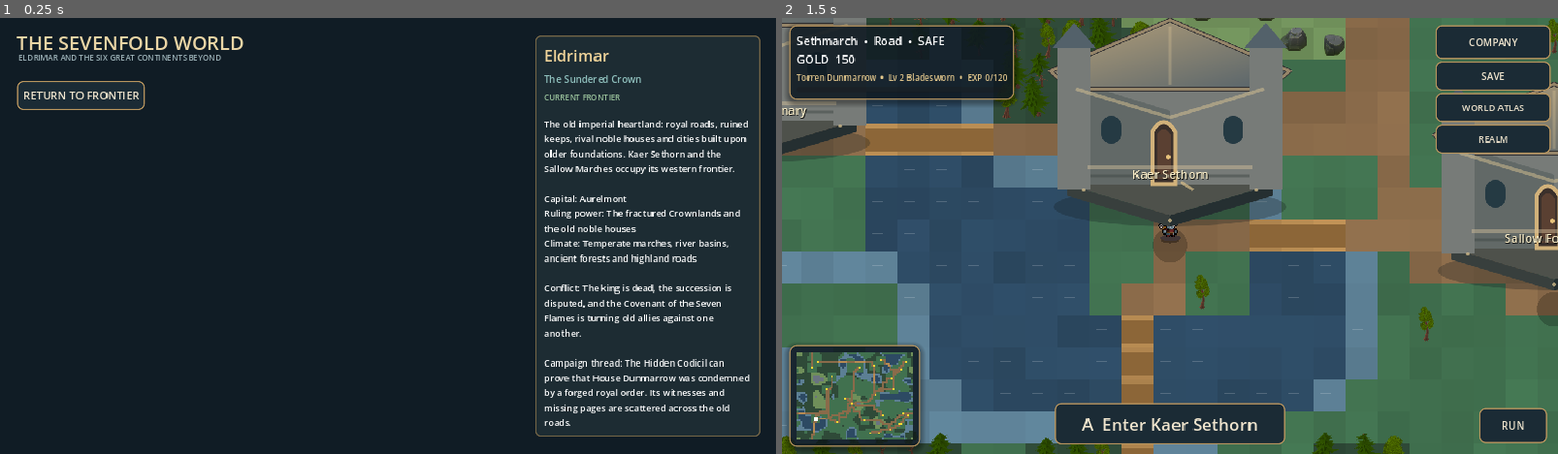
Above: before the commit, frames 1-2 (left to right).
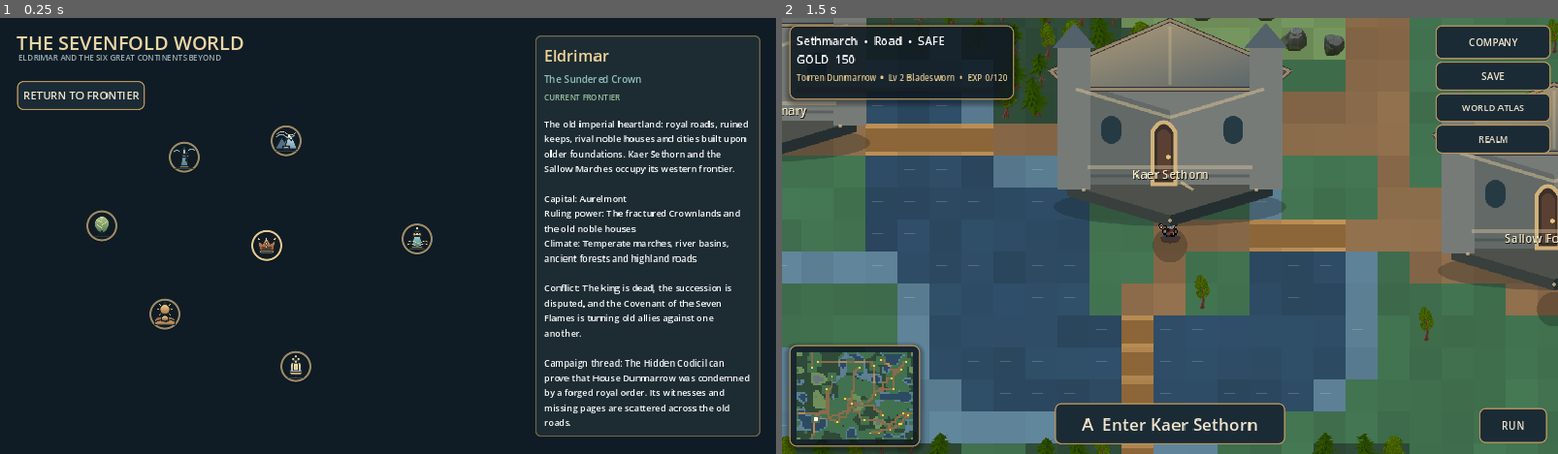
Above: after the commit, the same moments.

Repository: ninjun42215-gif/KindleWake
Game: Godot game, scene res://GlobalAtlas.tscn
Two runs of this game, one before a commit and one after it. Both use one fixed random seed, a clock stepped at 60 frames per second and the inputs below. This scene is started directly instead of the project's main scene.
Inputs (mouse positions are in pixels of both pictures, inside the frame that each line leads up to):
- Up to frame 1 (0.25 s): no input
- Up to frame 2 (1.5 s): tap Enter at 0.5 s; move the mouse to (1340, 214) at 0.52 s; hold Right (ui_right) 0.53-1.25 s; tap E at 0.6 s; click (1340, 214) at 0.67 s; click "RETURN TO FRONTIER" at 1.25 s

The runs differ from the first frame. In frame 1, 0.8% of the frame differs, in the area x 11-56%, y 24-84%; in frame 2, nothing differs.

Commit message:
Add seven-continent heraldry to the campaign atlas (#134)
* art: add original seven-continent heraldry atlas

* ui: add non-interactive continent heraldry overlay

* ui: mount heraldry overlay in global atlas scene

* docs(art): credit original continent heraldry

* docs(art): record heraldry provenance

* docs(art): refresh runtime visual asset manifest

* docs: add visual content integration handoff

* style(art): terminate heraldry SVG cleanly

* docs(art): retain reviewed VFX candidate status

* docs: clarify visual branch coordination boundaries

* fix(art): use inline SVG styles for Godot import compatibility

* ui: smooth-scale atlas heraldry on mobile

Diff:
--- a/Kindlewake/GlobalAtlas.tscn
+++ b/Kindlewake/GlobalAtlas.tscn
@@ -1,6 +1,7 @@
-[gd_scene load_steps=2 format=3]
+[gd_scene load_steps=3 format=3]
 
 [ext_resource type="Script" path="res://scripts/ui/global_atlas.gd" id="1"]
+[ext_resource type="Script" path="res://scripts/ui/continent_heraldry_layer.gd" id="2"]
 
 [node name="GlobalAtlas" type="Control"]
 layout_mode = 3
@@ -10,3 +11,14 @@
 grow_horizontal = 2
 grow_vertical = 2
 script = ExtResource("1")
+
+[node name="ContinentHeraldryLayer" type="Control" parent="."]
+layout_mode = 3
+anchors_preset = 15
+anchor_right = 1.0
+anchor_bottom = 1.0
+grow_horizontal = 2
+grow_vertical = 2
+mouse_filter = 2
+z_index = 1
+script = ExtResource("2")
--- /dev/null
+++ b/Kindlewake/assets/art/atlas/continent_sigils.svg
@@ -0,0 +1,86 @@
+<svg xmlns="http://www.w3.org/2000/svg" width="896" height="128" viewBox="0 0 896 128">
+  <defs>
+    <linearGradient id="gold" x1="0" y1="0" x2="0" y2="1">
+      <stop offset="0" stop-color="#f1d9a5"/><stop offset="0.52" stop-color="#b9955e"/><stop offset="1" stop-color="#6f5137"/>
+    </linearGradient>
+    <linearGradient id="copper" x1="0" y1="0" x2="0" y2="1"><stop offset="0" stop-color="#e2a46c"/><stop offset="1" stop-color="#8b4d35"/></linearGradient>
+    <linearGradient id="sea" x1="0" y1="0" x2="0" y2="1"><stop offset="0" stop-color="#9fd3ce"/><stop offset="1" stop-color="#397c82"/></linearGradient>
+    <linearGradient id="sand" x1="0" y1="0" x2="0" y2="1"><stop offset="0" stop-color="#f1d18a"/><stop offset="1" stop-color="#a56d3f"/></linearGradient>
+    <linearGradient id="ice" x1="0" y1="0" x2="0" y2="1"><stop offset="0" stop-color="#e4f2f0"/><stop offset="1" stop-color="#7396b4"/></linearGradient>
+    <linearGradient id="leaf" x1="0" y1="0" x2="0" y2="1"><stop offset="0" stop-color="#b8c98a"/><stop offset="1" stop-color="#4c7653"/></linearGradient>
+    <linearGradient id="storm" x1="0" y1="0" x2="0" y2="1"><stop offset="0" stop-color="#b6d4d9"/><stop offset="1" stop-color="#557c91"/></linearGradient>
+    <linearGradient id="lantern" x1="0" y1="0" x2="0" y2="1"><stop offset="0" stop-color="#f8e7b6"/><stop offset="1" stop-color="#9aa9bc"/></linearGradient>
+  </defs>
+  <!-- Eldrimar: the broken crown and the oath that survives it. -->
+  <g transform="translate(0 0)">
+    <path stroke="#18242a" stroke-width="5" stroke-linecap="round" stroke-linejoin="round" fill="url(#copper)" d="M31 88 L24 43 L45 57 L62 27 L81 57 L103 42 L96 88 Z"/>
+    <path stroke="#18242a" stroke-width="5" stroke-linecap="round" stroke-linejoin="round" fill="url(#gold)" d="M28 87 H100 L94 101 H34 Z"/>
+    <path fill="#573c31" d="M42 68 L54 72 L63 61 L73 72 L86 67 L84 82 H44 Z"/>
+    <path fill="none" stroke="#f0d9a6" stroke-width="3" stroke-linecap="round" stroke-linejoin="round" d="M62 31 L59 49 L66 60 L61 73"/>
+    <path fill="#f0d9a6" stroke="#18242a" stroke-width="3" d="M63 48 L69 56 L63 64 L57 56 Z"/>
+    <path fill="none" stroke="#34464a" stroke-width="4" stroke-linecap="round" stroke-linejoin="round" d="M39 94 H89"/>
+    <path fill="#e9c58a" d="M28 40 L22 33 L28 30 L34 37 Z M101 39 L107 32 L101 29 L95 36 Z"/>
+  </g>
+  <!-- Thalassar: lighthouse, beacon and the crossing tide. -->
+  <g transform="translate(128 0)">
+    <path stroke="#18242a" stroke-width="5" stroke-linecap="round" stroke-linejoin="round" fill="url(#sea)" d="M48 52 H80 L87 99 H41 Z"/>
+    <path stroke="#18242a" stroke-width="5" stroke-linecap="round" stroke-linejoin="round" fill="url(#gold)" d="M43 51 L47 35 H81 L85 51 Z"/>
+    <path stroke="#18242a" stroke-width="5" stroke-linecap="round" stroke-linejoin="round" fill="#314b53" d="M51 34 V24 H77 V34 Z"/>
+    <path fill="#f4dfaa" stroke="#18242a" stroke-width="4" d="M56 37 H72 V48 H56 Z"/>
+    <path fill="none" stroke="#f0d9a6" stroke-width="3" stroke-linecap="round" stroke-linejoin="round" d="M54 43 H74 M64 24 V16"/>
+    <path stroke="#18242a" stroke-width="5" stroke-linecap="round" stroke-linejoin="round" fill="url(#gold)" d="M39 99 H89 L95 108 H33 Z"/>
+    <path fill="none" stroke="#f0d9a6" stroke-width="3" stroke-linecap="round" stroke-linejoin="round" d="M23 78 Q40 68 55 78 T87 78 T111 78"/>
+    <path fill="none" stroke="#f0d9a6" stroke-width="3" stroke-linecap="round" stroke-linejoin="round" d="M18 91 Q35 81 50 91 T82 91 T112 91"/>
+    <path fill="#f1d9a5" d="M64 7 L70 18 L64 22 L58 18 Z"/>
+    <path fill="none" stroke="#34464a" stroke-width="4" stroke-linecap="round" stroke-linejoin="round" d="M29 112 H99"/>
+  </g>
+  <!-- Varakhan: sun, water and the caravan road through the red expanse. -->
+  <g transform="translate(256 0)">
+    <circle stroke="#18242a" stroke-width="5" stroke-linecap="round" stroke-linejoin="round" cx="64" cy="42" r="23" fill="url(#sand)"/>
+    <path fill="none" stroke="#f0d9a6" stroke-width="3" stroke-linecap="round" stroke-linejoin="round" d="M64 8 V15 M64 69 V76 M29 42 H36 M92 42 H99 M39 17 L44 23 M84 61 L89 67 M89 17 L84 23 M44 61 L39 67"/>
+    <path stroke="#18242a" stroke-width="5" stroke-linecap="round" stroke-linejoin="round" fill="#9d6846" d="M16 91 Q39 62 62 85 Q81 64 112 89 L112 104 H16 Z"/>
+    <path stroke="#18242a" stroke-width="5" stroke-linecap="round" stroke-linejoin="round" fill="#c28b52" d="M17 102 Q46 82 68 101 Q89 82 111 99 V111 H17 Z"/>
+    <path stroke="#18242a" stroke-width="5" stroke-linecap="round" stroke-linejoin="round" fill="url(#gold)" d="M48 79 Q64 60 80 79 V96 H48 Z"/>
+    <path fill="none" stroke="#f0d9a6" stroke-width="3" stroke-linecap="round" stroke-linejoin="round" d="M52 82 Q64 67 76 82 M64 83 V96"/>
+    <path fill="none" stroke="#34464a" stroke-width="4" stroke-linecap="round" stroke-linejoin="round" d="M28 111 H100"/>
+  </g>
+  <!-- Nhalor: the old mountain road beneath the aurora. -->
+  <g transform="translate(384 0)">
+    <path stroke="#18242a" stroke-width="5" stroke-linecap="round" stroke-linejoin="round" fill="#536e86" d="M14 101 L43 49 L57 69 L76 29 L115 101 Z"/>
+    <path stroke="#18242a" stroke-width="5" stroke-linecap="round" stroke-linejoin="round" fill="url(#ice)" d="M76 29 L63 56 L76 51 L88 63 L94 51 L115 101 H57 Z"/>
+    <path fill="#f2f4e8" stroke="#18242a" stroke-width="4" stroke-linejoin="round" d="M76 29 L64 55 L76 50 L88 62 L94 50 Z"/>
+    <path fill="none" stroke="#f0d9a6" stroke-width="3" stroke-linecap="round" stroke-linejoin="round" d="M20 35 Q43 12 64 29 T107 28"/>
+    <path fill="none" stroke="#83b6c4" stroke-width="5" stroke-linecap="round" d="M19 47 Q40 25 59 42 T101 39"/>
+    <path stroke="#18242a" stroke-width="5" stroke-linecap="round" stroke-linejoin="round" fill="#304956" d="M48 88 H80 V105 H48 Z"/>
+    <path fill="none" stroke="#f0d9a6" stroke-width="3" stroke-linecap="round" stroke-linejoin="round" d="M56 93 H72"/>
+    <path fill="none" stroke="#34464a" stroke-width="4" stroke-linecap="round" stroke-linejoin="round" d="M17 110 H111"/>
+  </g>
+  <!-- Veyrwood: the living leaf and its deep-rooted memory. -->
+  <g transform="translate(512 0)">
+    <path stroke="#18242a" stroke-width="5" stroke-linecap="round" stroke-linejoin="round" fill="url(#leaf)" d="M64 17 Q104 28 96 65 Q88 91 64 99 Q39 88 31 65 Q24 31 64 17 Z"/>
+    <path fill="none" stroke="#f0d9a6" stroke-width="3" stroke-linecap="round" stroke-linejoin="round" d="M64 24 V88 M64 49 Q47 39 39 37 M64 61 Q82 48 88 43 M64 73 Q48 65 42 59"/>
+    <path stroke="#18242a" stroke-width="5" stroke-linecap="round" stroke-linejoin="round" fill="none" d="M64 87 Q55 99 46 108 M64 87 Q72 99 83 108 M64 91 V113"/>
+    <path fill="#d8d7a0" d="M64 18 L69 29 L64 35 L59 29 Z"/>
+    <path fill="none" stroke="#34464a" stroke-width="4" stroke-linecap="round" stroke-linejoin="round" d="M25 111 H103"/>
+  </g>
+  <!-- Asterreach: a stormglass spire and the lightning that powers its routes. -->
+  <g transform="translate(640 0)">
+    <path stroke="#18242a" stroke-width="5" stroke-linecap="round" stroke-linejoin="round" fill="url(#storm)" d="M48 105 L57 37 L64 16 L71 37 L80 105 Z"/>
+    <path stroke="#18242a" stroke-width="5" stroke-linecap="round" stroke-linejoin="round" fill="#334e5b" d="M55 51 H73 V65 H55 Z"/>
+    <path fill="none" stroke="#f0d9a6" stroke-width="3" stroke-linecap="round" stroke-linejoin="round" d="M64 19 V42 M58 57 H70"/>
+    <path stroke="#18242a" stroke-width="5" stroke-linecap="round" stroke-linejoin="round" fill="url(#gold)" d="M44 105 H84 L91 114 H37 Z"/>
+    <path stroke="#18242a" stroke-width="5" stroke-linecap="round" stroke-linejoin="round" fill="#d8e5df" d="M90 22 L75 53 H88 L70 82 L78 55 H65 Z"/>
+    <path fill="none" stroke="#91c1cb" stroke-width="4" stroke-linecap="round" d="M17 39 Q30 25 43 39 M84 33 Q99 19 111 34"/>
+    <path fill="none" stroke="#34464a" stroke-width="4" stroke-linecap="round" stroke-linejoin="round" d="M22 117 H106"/>
+  </g>
+  <!-- Ilyr: the far lantern, its star and the sevenfold line. -->
+  <g transform="translate(768 0)">
+    <path stroke="#18242a" stroke-width="5" stroke-linecap="round" stroke-linejoin="round" fill="url(#lantern)" d="M42 47 H86 L92 91 H36 Z"/>
+    <path stroke="#18242a" stroke-width="5" stroke-linecap="round" stroke-linejoin="round" fill="#344b5b" d="M47 43 V31 H81 V43 Z"/>
+    <path stroke="#18242a" stroke-width="5" stroke-linecap="round" stroke-linejoin="round" fill="url(#gold)" d="M34 91 H94 L86 104 H42 Z"/>
+    <path fill="#f6e7bc" stroke="#18242a" stroke-width="4" d="M52 52 H76 V83 H52 Z"/>
+    <path fill="#e9bd69" d="M64 57 Q76 68 64 79 Q52 68 64 57 Z"/>
+    <path fill="none" stroke="#f0d9a6" stroke-width="3" stroke-linecap="round" stroke-linejoin="round" d="M64 12 L69 25 L82 30 L69 35 L64 48 L59 35 L46 30 L59 25 Z"/>
+    <path fill="none" stroke="#34464a" stroke-width="4" stroke-linecap="round" stroke-linejoin="round" d="M64 104 V115 M28 116 H100"/>
+  </g>
+</svg>
--- a/Kindlewake/data/asset_provenance.json
+++ b/Kindlewake/data/asset_provenance.json
@@ -1,6 +1,6 @@
 {
   "schema_version": 1,
-  "updated": "2026-11-10",
+  "updated": "2026-11-16",
   "policy": "Do not mark an asset pack verified without an authoritative licence file or source-page evidence. Used assets with unverified rights block public/commercial release.",
   "assets": [
     {
@@ -93,6 +93,19 @@
       "used_in_game": true,
       "release_blocker": false,
       "notes": "Original vector replacements for house_a, house_b, house_c, hut, keep, tower_a, tower_b and tower_c. Loaded directly by Art.world()."
+    },
+    {
+      "id": "kindlewake-seven-continent-heraldry",
+      "name": "Seven-continent heraldic sigil atlas",
+      "author": "KindleWake project",
+      "source_reference": "Original vector artwork authored in this repository",
+      "source_url": null,
+      "license": "Original project content",
+      "license_evidence": "Repository source history; no third-party source material used",
+      "license_status": "verified",
+      "used_in_game": true,
+      "release_blocker": false,
+      "notes": "896x128 SVG with seven 128x128 cells. Runtime-loaded by GlobalAtlas.tscn through scripts/ui/continent_heraldry_layer.gd; mapped by stable continent ids. No external assets or fonts."
     }
   ]
 }
--- /dev/null
+++ b/Kindlewake/scripts/ui/continent_heraldry_layer.gd
@@ -0,0 +1,81 @@
+extends Control
+## Non-interactive heraldry overlay for the seven-continent campaign atlas.
+## The map and all labels remain owned by GlobalAtlas; this layer only adds
+## original, scalable sigils and never intercepts touch or controller input.
+
+const SIGIL_ATLAS: Texture2D = preload("res://assets/art/atlas/continent_sigils.svg")
+const SIGIL_CELL_SIZE := 128.0
+const SIGIL_CELLS := {
+    "eldrimar": 0,
+    "thalassar": 1,
+    "varakhan": 2,
+    "nhalor": 3,
+    "veyrwood": 4,
+    "asterreach": 5,
+    "ilyr": 6
+}
+
+const INK := Color("#101b24")
+const BRASS := Color("#9d8b68")
+const BRASS_LIGHT := Color("#e4c991")
+
+
+func _ready() -> void:
+    mouse_filter = Control.MOUSE_FILTER_IGNORE
+    texture_filter = CanvasItem.TEXTURE_FILTER_LINEAR
+    z_index = 1
+    queue_redraw()
+
+
+func _notification(what: int) -> void:
+    if what == NOTIFICATION_RESIZED:
+        queue_redraw()
+
+
+func _draw() -> void:
+    var continents: Array = GameData.continents.get("continents", [])
+    if continents.is_empty():
+        return
+
+    var portrait_layout: bool = size.y > size.x
+    var map_rect := Rect2(
+        size.x * (0.04 if portrait_layout else 0.025),
+        size.y * (0.16 if portrait_layout else 0.19),
+        size.x * (0.92 if portrait_layout else 0.625),
+        size.y * (0.40 if portrait_layout else 0.75)
+    )
+    var icon_size: float = 38.0 if portrait_layout else 46.0
+    var medallion_radius: float = icon_size * 0.52
+
+    for item in continents:
+        if typeof(item) != TYPE_DICTIONARY:
+            continue
+        var continent: Dictionary = item
+        var continent_id: String = str(continent.get("id", ""))
+        var cell_index: int = int(SIGIL_CELLS.get(continent_id, -1))
+        if cell_index < 0:
+            continue
+
+        var label_position: Array = continent.get("map_label", [0.5, 0.5])
+        if label_position.size() < 2:
+            continue
+        var map_anchor := map_rect.position + Vector2(
+            float(label_position[0]),
+            float(label_position[1])
+        ) * map_rect.size
+        var center := map_anchor + Vector2(0.0, -icon_size * 0.56)
+
+        draw_circle(center + Vector2(0.0, 2.0), medallion_radius + 1.5, Color(0.0, 0.0, 0.0, 0.34))
+        draw_circle(center, medallion_radius, Color(INK.r, INK.g, INK.b, 0.96))
+        var rim: Color = BRASS_LIGHT if bool(continent.get("current", false)) else BRASS
+        draw_arc(center, medallion_radius, 0.0, TAU, 36, rim, 2.0, true)
+
+        var source := Rect2(
+            float(cell_index) * SIGIL_CELL_SIZE,
+            0.0,
+            SIGIL_CELL_SIZE,
+            SIGIL_CELL_SIZE
+        )
+        var destination_size := Vector2(icon_size, icon_size)
+        var destination := Rect2(center - destination_size * 0.5, destination_size)
+        draw_texture_rect_region(SIGIL_ATLAS, destination, source, Color.WHITE)
Not shown, changed: Kindlewake/assets/art/CREDITS.md
Not shown, changed: Kindlewake/data/asset_manifest.md
Not shown, added: Kindlewake/docs/VISUAL_CONTENT_HANDOFF_2026-11-16.md
